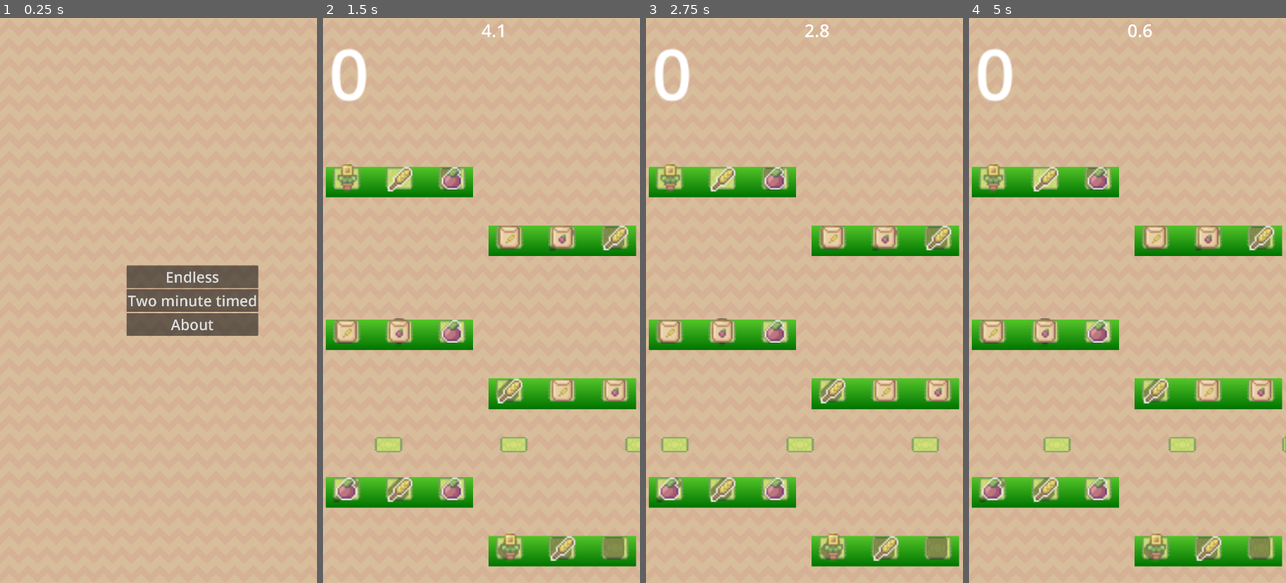
Above: before the commit, frames 1-4 (left to right).
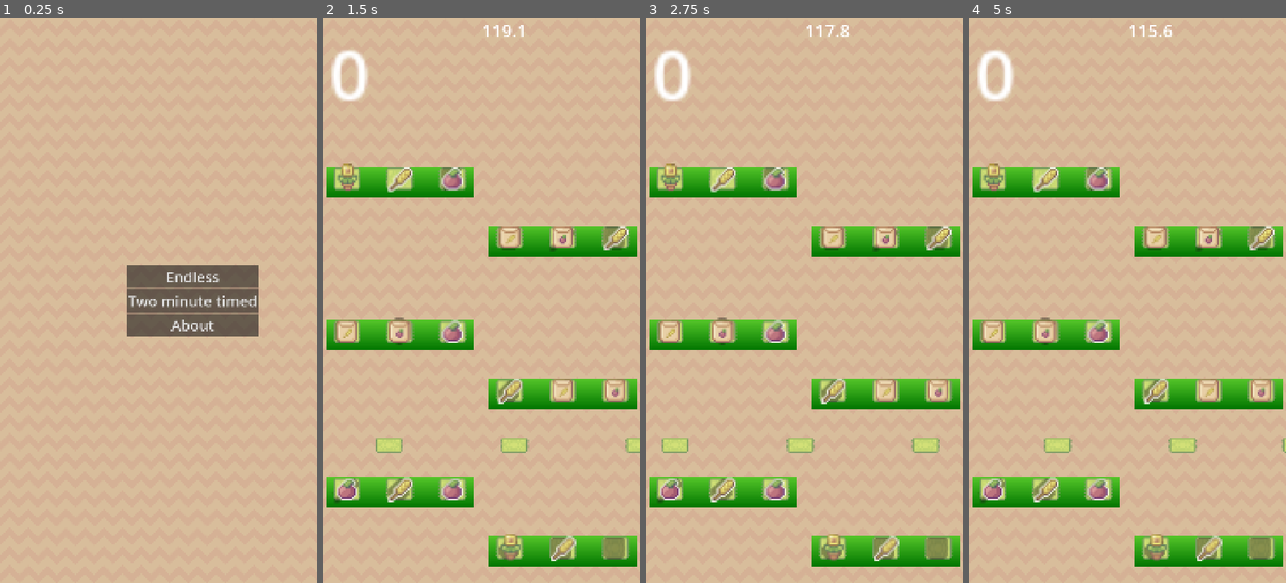
Above: after the commit, the same moments.

Repository: andrewcrisp/shelfsortinggame
Game: Godot game, scene res://scenes/game.tscn
Same seed, same stepped clock (60 frames per second), same inputs: the game is played once before the commit and once after it.
Inputs (mouse positions are in pixels of both pictures, inside the frame that each line leads up to):
- Up to frame 1 (0.25 s): no input
- Up to frame 2 (1.5 s): click "Two minute timed" at 0.5 s; move the mouse to (551, 272) at 1.27 s; click (551, 272) at 1.42 s
- Up to frame 3 (2.75 s): drag from (741, 328) to (668, 176) at 2.02 s
- Up to frame 4 (5 s): move the mouse to (1159, 176) at 2.77 s; drag from (1111, 413) to (1045, 176) at 3.52 s; move the mouse to (1222, 385) at 4.27 s; hold Down (ui_down) from 4.28 s (still down)

The runs differ from the first frame. In frame 1, 1.0% of the frame differs, in the area x 39-82%, y 43-57%; in frame 2, 3.3%; in frame 3, 3.3%, in the area x 0-100%, y 1-98%; in frame 4, 3.3%.

Commit message:
Set scaling for android screens

Diff:
--- a/project.godot
+++ b/project.godot
@@ -23,8 +23,7 @@
 
 window/size/viewport_width=1080
 window/size/viewport_height=1920
-window/stretch/mode="viewport"
-window/stretch/aspect="expand"
+window/stretch/mode="canvas_items"
 window/handheld/orientation=1
 
 [input]
--- a/scripts/game.gd
+++ b/scripts/game.gd
@@ -41,7 +41,7 @@
 	add_child(timed_level)
 	mode_control = timed_level
 	timed_level.timer.timeout.connect(on_timed_level_timeout)
-	timed_level.timer.wait_time = 5#2 * Globals.MINUTES
+	timed_level.timer.wait_time = 2 * Globals.MINUTES
 	timed_level.timer.start()
 
 func load_level(level: String):
